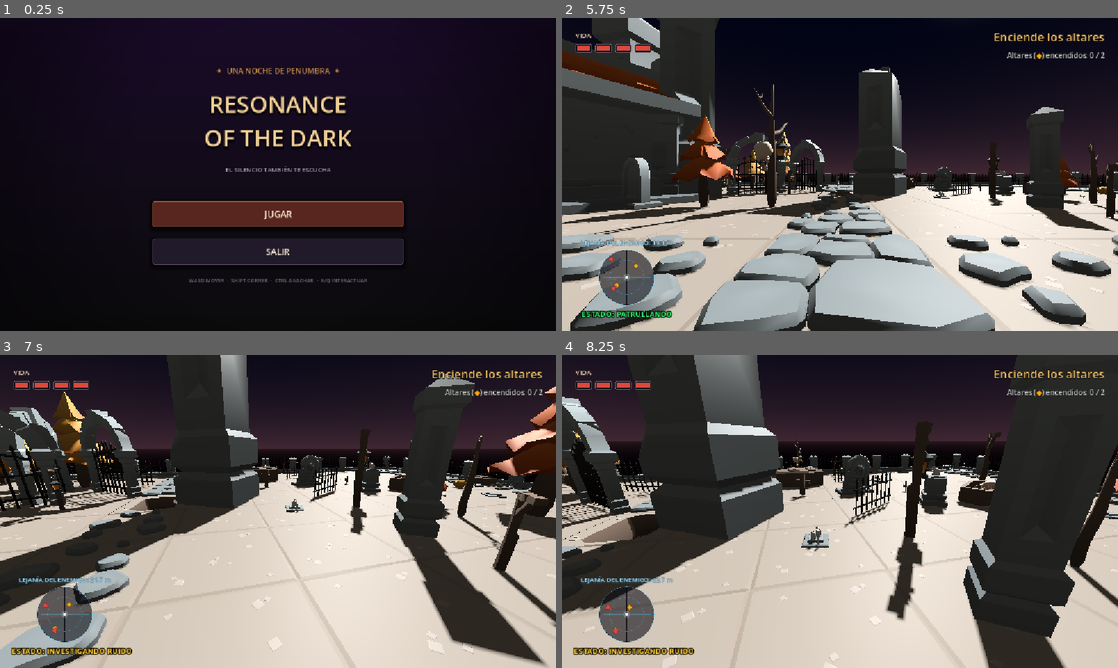
Above: before the commit, frames 1-4 (two rows, left to right).
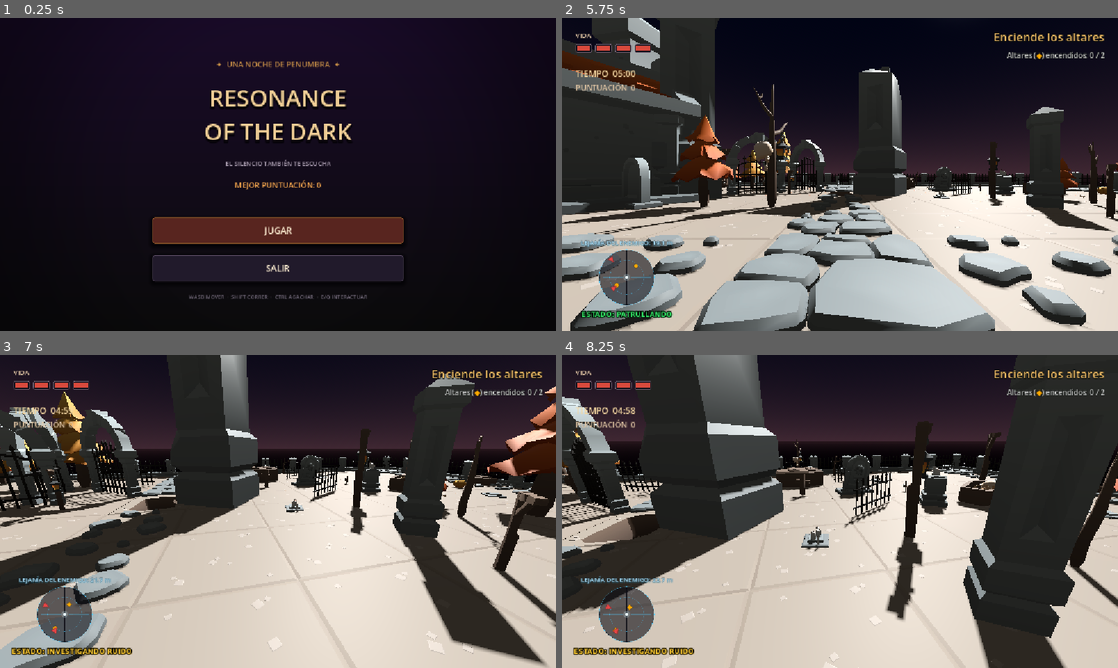
Above: after the commit, the same moments.

Repository: abrahambravo1416/resonance-of-the-dark
Game: Godot game, scene res://scenes/MainMenu.tscn
Two runs of this game, one before a commit and one after it. Both use one fixed random seed, a clock stepped at 60 frames per second and the inputs below. Sound files missing from this copy of the repository are replaced by a short silence.
Inputs (mouse positions are in pixels of both pictures, inside the frame that each line leads up to):
- Up to frame 1 (0.25 s): no input
- Up to frame 2 (5.75 s): click "JUGAR" at 0.5 s; tap Enter at 1.25, 2.75, 4.25 s; move the mouse to (962, 158) at 1.27 s; hold D (move_right) 1.28-2 s; hold T (absolute_ritual_interact) 1.28-2 s; click (962, 158) at 1.42 s; tap Space (jump) at 1.52, 1.82, 2, 3.5, 4.52, 4.82, 5 s; drag from (728, 190) to (812, 237) at 2.02 s; move the mouse to (895, 105) at 2.77 s; hold D (move_right) 2.78-3.5 s; hold R (health_skull_interact) 2.78-3.5 s; click (895, 105) at 2.92 s; drag from (812, 237) to (673, 127) at 3.52 s; move the mouse to (1006, 221) at 4.27 s; hold A (move_left) 4.28-5 s; hold F (interact) 4.28-5 s; click (1006, 221) at 4.42 s; drag from (673, 127) to (756, 96) at 5.02 s
- Up to frame 3 (7 s): move the mouse to (283, 511) at 5.77 s; hold W (move_forward) 5.78-6.53 s; hold Shift (sprint) 5.78-6.53 s; click (283, 511) at 5.92 s; move the mouse to (255, 505) at 6.52 s; hold D (move_right) from 6.53 s (still down); tap C at 6.6 s; click (255, 505) at 6.67 s; tap Space (jump) at 6.77 s
- Up to frame 4 (8.25 s): tap Space (jump) at 7.07, 7.52, 7.82 s; move the mouse to (867, 511) at 7.27 s; release D (move_right) at 7.28 s; hold T (absolute_ritual_interact) 7.28-8.03 s; hold W (move_forward) from 7.28 s (still down); click (867, 511) at 7.42 s; move the mouse to (812, 511) at 8.02 s; tap Ctrl (crouch) at 8.1 s; click (812, 511) at 8.17 s

The runs differ from the first frame. In frame 1, 12% of the frame differs, in the area x 27-73%, y 13-90%; in frame 2, 0.3%; in frame 3, 0.2%; in frame 4, 0.3%.

Commit message:
sistema de puntos

Diff:
--- a/project.godot
+++ b/project.godot
@@ -17,8 +17,9 @@
 
 [autoload]
 
+LevelManager="*res://scripts/LevelManager.gd"
 _mcp_game_helper="*res://addons/godot_ai/runtime/game_helper.gd"
-LevelManager="*res://scripts/LevelManager.gd"
+GameManager="*res://scripts/GameManager.gd"
 
 [display]
 
--- /dev/null
+++ b/scripts/GameManager.gd
@@ -0,0 +1,33 @@
+extends Node
+
+const DEATH_PENALTY: int = 50
+
+var total_score: int = 0
+var high_score: int = 0
+var penalties_count: int = 0
+
+
+func reset_run() -> void:
+	total_score = 0
+	penalties_count = 0
+
+
+func add_level_score(seconds_left: int) -> void:
+	total_score += maxi(0, seconds_left)
+
+
+func check_and_update_high_score() -> bool:
+	if total_score <= high_score:
+		return false
+	high_score = total_score
+	return true
+
+
+func apply_penalty() -> void:
+	total_score = maxi(0, total_score - DEATH_PENALTY)
+	penalties_count += 1
+
+
+func update_high_score() -> void:
+	if total_score > high_score:
+		high_score = total_score
--- a/scripts/GameOverMenu.gd
+++ b/scripts/GameOverMenu.gd
@@ -4,6 +4,7 @@
 const SFX_MENU_CLICK: AudioStreamWAV = preload("res://audio/Efectos cortos/click_menu.wav")
 
 var _overlay: Control
+var _subtitle: Label
 var _player: Node
 
 
@@ -18,6 +19,8 @@
 			_player.connect("player_died", callback)
 		if bool(_player.get("is_dead")):
 			_show_game_over()
+	if LevelManager != null and not LevelManager.level_time_expired.is_connected(_show_timeout_game_over):
+		LevelManager.level_time_expired.connect(_show_timeout_game_over)
 
 
 func _build_interface() -> void:
@@ -59,12 +62,12 @@
 	title.add_theme_font_size_override("font_size", 48)
 	layout.add_child(title)
 
-	var subtitle := Label.new()
-	subtitle.text = "No fuiste tan hábil"
-	subtitle.horizontal_alignment = HORIZONTAL_ALIGNMENT_CENTER
-	subtitle.add_theme_color_override("font_color", Color("e6c7c3"))
-	subtitle.add_theme_font_size_override("font_size", 18)
-	layout.add_child(subtitle)
+	_subtitle = Label.new()
+	_subtitle.text = "No fuiste tan hábil"
+	_subtitle.horizontal_alignment = HORIZONTAL_ALIGNMENT_CENTER
+	_subtitle.add_theme_color_override("font_color", Color("e6c7c3"))
+	_subtitle.add_theme_font_size_override("font_size", 18)
+	layout.add_child(_subtitle)
 
 	var spacer := Control.new()
 	spacer.custom_minimum_size.y = 12.0
@@ -122,6 +125,11 @@
 	Input.mouse_mode = Input.MOUSE_MODE_VISIBLE
 
 
+func _show_timeout_game_over() -> void:
+	_subtitle.text = "¡Se acabó el tiempo!"
+	_show_game_over()
+
+
 func _restart_level() -> void:
 	get_tree().paused = false
 	get_tree().reload_current_scene()
--- a/scripts/LevelManager.gd
+++ b/scripts/LevelManager.gd
@@ -2,27 +2,67 @@
 
 signal level_completed(completed_level: int, next_level: int)
 signal restart_started
+signal level_time_expired
 
 const LEVEL_SCENE_PATHS: Array[String] = [
 	"res://scenes/Level_01.tscn",
 	"res://scenes/Level_02.tscn",
 	"res://scenes/Level_03.tscn",
 ]
+const LEVEL_DURATION_SECONDS: int = 300
 
 @export var restart_delay: float = 1.0
 
 var current_level_index: int = 0
+var seconds_left: int = LEVEL_DURATION_SECONDS
 var _player: Node
 var _restart_pending: bool = false
+var _timer_running: bool = false
+var _timer_fraction: float = 0.0
+var _timer_hud_layer: CanvasLayer
+var _timer_label: Label
 
 
 func _ready() -> void:
 	_sync_level_index_with_scene()
+	_create_timer_hud()
+	set_gameplay_hud_visible(false)
+
+
+func _process(delta: float) -> void:
+	if not _timer_running or get_tree().paused:
+		return
+	_timer_fraction += delta
+	if _timer_fraction >= 1.0:
+		var elapsed_seconds := int(_timer_fraction)
+		_timer_fraction -= elapsed_seconds
+		seconds_left = maxi(0, seconds_left - elapsed_seconds)
+		_update_timer_hud()
+		if seconds_left == 0:
+			_expire_level_timer()
 
 
 func register_player(player: Node) -> void:
 	_player = player
 	_sync_level_index_with_scene()
+	seconds_left = LEVEL_DURATION_SECONDS
+	_timer_fraction = 0.0
+	_timer_running = true
+	set_gameplay_hud_visible(true)
+	_update_timer_hud()
+
+
+func stop_level_timer() -> void:
+	_timer_running = false
+
+
+func refresh_time_score_hud() -> void:
+	_update_timer_hud()
+
+
+func set_gameplay_hud_visible(visible: bool) -> void:
+	if _timer_hud_layer != null:
+		_timer_hud_layer.visible = visible
 
 
 func check_level_completion() -> bool:
@@ -41,6 +81,49 @@
 	_restart_pending = false
 
 
+func _expire_level_timer() -> void:
+	if not _timer_running:
+		return
+	_timer_running = false
+	get_node("/root/GameManager").apply_penalty()
+	_update_timer_hud()
+	if _player != null and is_instance_valid(_player) and _player.has_method("freeze_controls"):
+		_player.call("freeze_controls")
+	level_time_expired.emit()
+	get_tree().paused = true
+	Input.mouse_mode = Input.MOUSE_MODE_VISIBLE
+
+
+func _create_timer_hud() -> void:
+	_timer_hud_layer = CanvasLayer.new()
+	_timer_hud_layer.name = "TimeScoreHUD"
+	_timer_hud_layer.layer = 8
+	add_child(_timer_hud_layer)
+	var container := VBoxContainer.new()
+	container.name = "TimeScore"
+	container.position = Vector2(28.0, 102.0)
+	container.add_theme_constant_override("separation", 4)
+	_timer_hud_layer.add_child(container)
+	_timer_label = Label.new()
+	_timer_label.add_theme_font_size_override("font_size", 18)
+	_timer_label.add_theme_color_override("font_color", Color("f2d5a0"))
+	container.add_child(_timer_label)
+	var score_label := Label.new()
+	score_label.name = "Score"
+	score_label.add_theme_font_size_override("font_size", 16)
+	score_label.add_theme_color_override("font_color", Color("e2c7a5"))
+	container.add_child(score_label)
+	_update_timer_hud()
+
+
+func _update_timer_hud() -> void:
+	if _timer_label != null:
+		_timer_label.text = "TIEMPO  %02d:%02d" % [floori(float(seconds_left) / 60.0), seconds_left % 60]
+	var score_label := get_node_or_null("TimeScoreHUD/TimeScore/Score") as Label
+	if score_label != null:
+		score_label.text = "PUNTUACIÓN  %d" % get_node("/root/GameManager").total_score
+
+
 func _sync_level_index_with_scene() -> void:
 	var scene_path := get_tree().current_scene.scene_file_path if get_tree().current_scene != null else ""
 	var scene_name := scene_path.get_file().get_basename()
--- a/scripts/MainMenu.gd
+++ b/scripts/MainMenu.gd
@@ -4,11 +4,13 @@
 const SFX_MENU_CLICK: AudioStreamWAV = preload("res://audio/Efectos cortos/click_menu.wav")
 
 var _title: Label
+var _high_score_label: Label
 var _vignette_material: ShaderMaterial
 
 
 func _ready() -> void:
 	Input.mouse_mode = Input.MOUSE_MODE_VISIBLE
+	get_node("/root/LevelManager").call("set_gameplay_hud_visible", false)
 	var music_player := get_node_or_null("MenuMusicPlayer") as AudioStreamPlayer
 	if music_player != null:
 		if music_player.stream is AudioStreamOggVorbis:
@@ -85,6 +87,14 @@
 	subtitle.add_theme_color_override("font_color", Color("a99caf"))
 	subtitle.add_theme_font_size_override("font_size", 13)
 	layout.add_child(subtitle)
+
+	_high_score_label = Label.new()
+	_high_score_label.name = "HighScore"
+	_high_score_label.text = "MEJOR PUNTUACIÓN: %d" % get_node("/root/GameManager").get("high_score")
+	_high_score_label.horizontal_alignment = HORIZONTAL_ALIGNMENT_CENTER
+	_high_score_label.add_theme_color_override("font_color", Color("f0a34c"))
+	_high_score_label.add_theme_font_size_override("font_size", 16)
+	layout.add_child(_high_score_label)
 
 	var spacer := Control.new()
 	spacer.custom_minimum_size.y = 8.0
@@ -189,6 +199,7 @@
 
 
 func _start_game() -> void:
+	get_node("/root/GameManager").reset_run()
 	get_tree().change_scene_to_file(LEVEL_SCENE)
 
 
--- a/scripts/Player.gd
+++ b/scripts/Player.gd
@@ -154,6 +154,9 @@
 var _purification_sequence_active: bool = false
 var _purification_sequence_finished: bool = false
 var _victory_screen_layer: CanvasLayer
+var _level_score_seconds: int = 0
+var _level_score_points: int = 0
+var _is_new_high_score: bool = false
 var _damage_flash_layer: CanvasLayer
 var _damage_flash_rect: ColorRect
 var _damage_flash_tween: Tween
@@ -1137,6 +1140,9 @@
 func _die() -> void:
 	if is_dead:
 		return
+	get_node("/root/GameManager").apply_penalty()
+	get_node("/root/LevelManager").call("stop_level_timer")
+	get_node("/root/LevelManager").call("refresh_time_score_hud")
 	is_dead = true
 	play_sound_effect(SFX_LOSE, true)
 	freeze_controls()
@@ -2067,6 +2073,11 @@
 	if _has_escaped or not can_escape_cemetery():
 		return
 	_has_escaped = true
+	_level_score_seconds = int(get_node("/root/LevelManager").get("seconds_left"))
+	_level_score_points = _level_score_seconds
+	get_node("/root/GameManager").add_level_score(_level_score_points)
+	get_node("/root/LevelManager").call("stop_level_timer")
+	get_node("/root/LevelManager").call("refresh_time_score_hud")
 	update_objective_ui()
 	freeze_controls()
 	if _interaction_prompt != null:
@@ -2097,6 +2108,7 @@
 
 
 func _show_final_victory_screen() -> void:
+	_is_new_high_score = bool(get_node("/root/GameManager").call("check_and_update_high_score"))
 	_show_escape_screen(
 		"¡EL RITUAL ABSOLUTO SE HA CUMPLIDO!",
 		"Has profanado las tumbas, desafiado al enjambre y escapado con vida.",
@@ -2130,9 +2142,9 @@
 	panel.name = "EscapePanel"
 	panel.set_anchors_preset(Control.PRESET_CENTER)
 	panel.offset_left = -360.0
-	panel.offset_top = -190.0
+	panel.offset_top = -235.0
 	panel.offset_right = 360.0
-	panel.offset_bottom = 190.0
+	panel.offset_bottom = 235.0
 	var panel_style := StyleBoxFlat.new()
 	panel_style.bg_color = Color(0.035, 0.025, 0.055, 0.97)
 	panel_style.border_color = Color(0.55, 0.28, 0.2, 0.95)
@@ -2179,14 +2191,32 @@
 	layout.add_child(description)
 
 	if show_continue:
+		_add_escape_summary_line(layout, "Tiempo restante: %d seg" % _level_score_seconds)
+		_add_escape_summary_line(layout, "Puntos ganados: +%d" % _level_score_points)
+		_add_escape_summary_line(layout, "Puntuación Total: %d" % get_node("/root/GameManager").get("total_score"), true)
+	else:
+		_add_escape_summary_line(layout, "PUNTUACIÓN TOTAL: %d pts" % get_node("/root/GameManager").get("total_score"), true)
+		if _is_new_high_score:
+			_add_escape_summary_line(layout, "¡NUEVA MEJOR PUNTUACIÓN!", true)
+	if show_continue:
 		var continue_button := _make_escape_button("CONTINUAR AL NIVEL %d" % (current_level_number + 1), true)
 		continue_button.pressed.connect(_continue_to_next_level)
 		layout.add_child(continue_button)
-	var menu_button := _make_escape_button("MENÚ PRINCIPAL", not show_continue)
+	var menu_text := "MENÚ PRINCIPAL" if show_continue else "VOLVER AL MENÚ PRINCIPAL"
+	var menu_button := _make_escape_button(menu_text, not show_continue)
 	menu_button.pressed.connect(_return_to_main_menu)
 	layout.add_child(menu_button)
 	Input.mouse_mode = Input.MOUSE_MODE_VISIBLE
 	get_tree().paused = true
+
+
+func _add_escape_summary_line(layout: VBoxContainer, line_text: String, emphasized: bool = false) -> void:
+	var line := Label.new()
+	line.text = line_text
+	line.horizontal_alignment = HORIZONTAL_ALIGNMENT_CENTER
+	line.add_theme_font_size_override("font_size", 18 if emphasized else 16)
+	line.add_theme_color_override("font_color", Color(0.96, 0.72, 0.42) if emphasized else Color(0.82, 0.8, 0.86))
+	layout.add_child(line)
 
 
 func _make_escape_button(button_text: String, highlighted: bool) -> Button:
@@ -2224,6 +2254,7 @@
 
 func _return_to_main_menu() -> void:
 	get_tree().paused = false
+	get_node("/root/GameManager").call("reset_run")
 	get_tree().change_scene_to_file("res://scenes/MainMenu.tscn")
 
 
Not shown, added: scripts/GameManager.gd.uid
